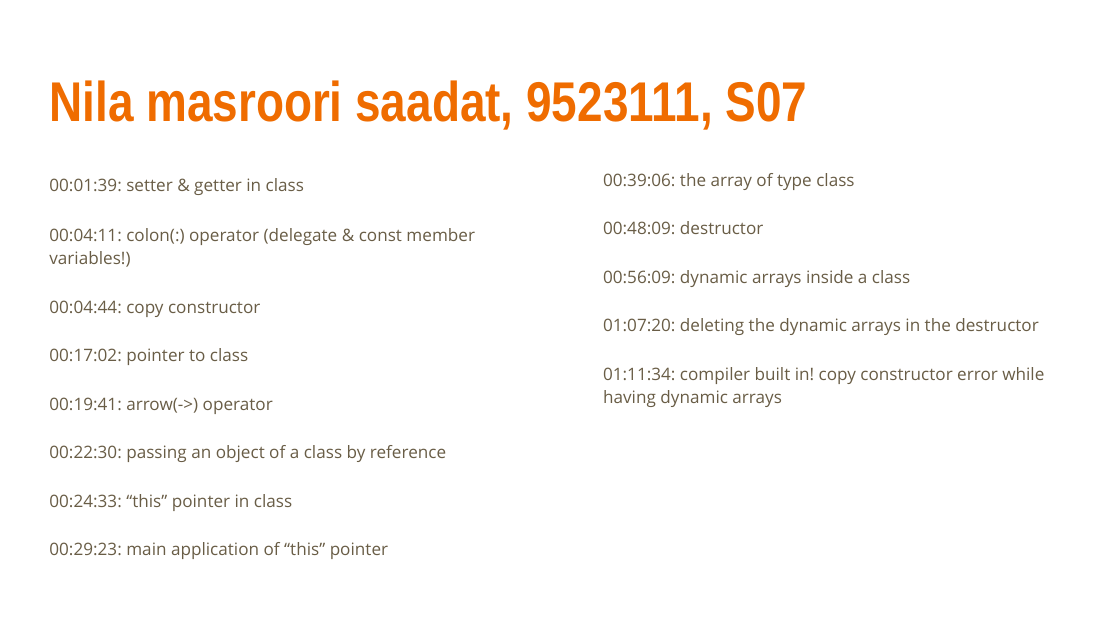
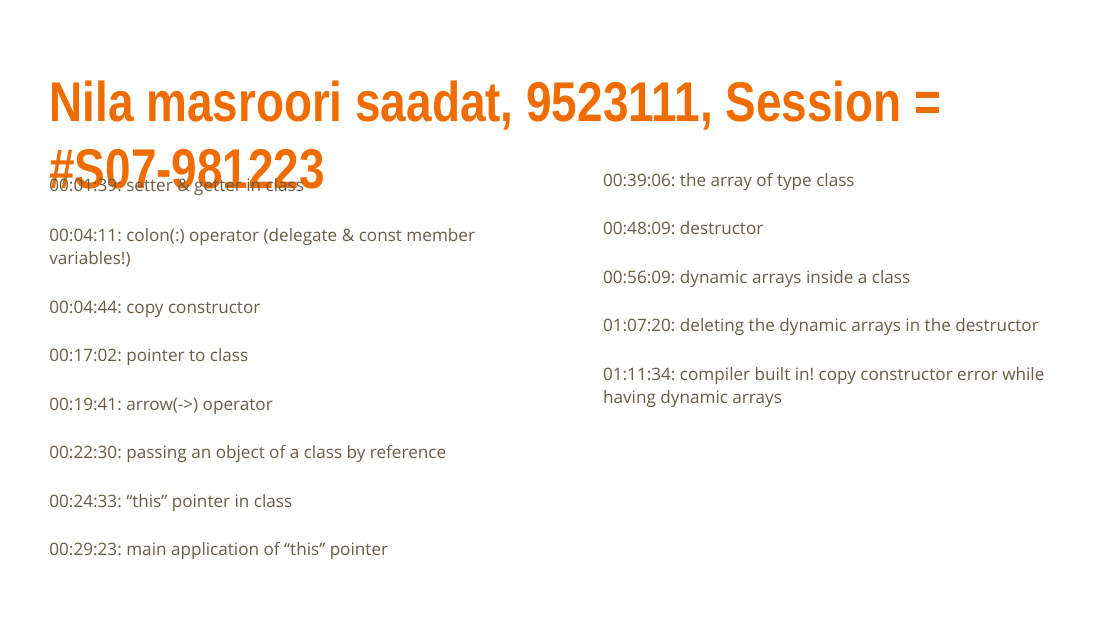
Before and after one commit to EE-AUT/Media-player, a slide deck: slide 8 of Tags/AP.pptx. Drawn at 1120x630 pixels with LibreOffice and Linux fonts; fonts in the diff are those of the drawing. Boxes give left, top, right and bottom in pixels: in the first picture for what was removed or moved away, otherwise in the second. Text is boxed around its words. In the diff, an @@ line names an element or a change of style, - is before the commit and + after.

```diff
--- a/Tags/AP.pptx
+++ b/Tags/AP.pptx
@@ title at bbox=[49, 80, 902, 195]: text changed @@
-Nila masroori saadat, 9523111, S07
+Nila masroori saadat, 9523111, Session = #S07-981223
```
Also in this commit, not shown: 19 other slides changed, 27 other files.
